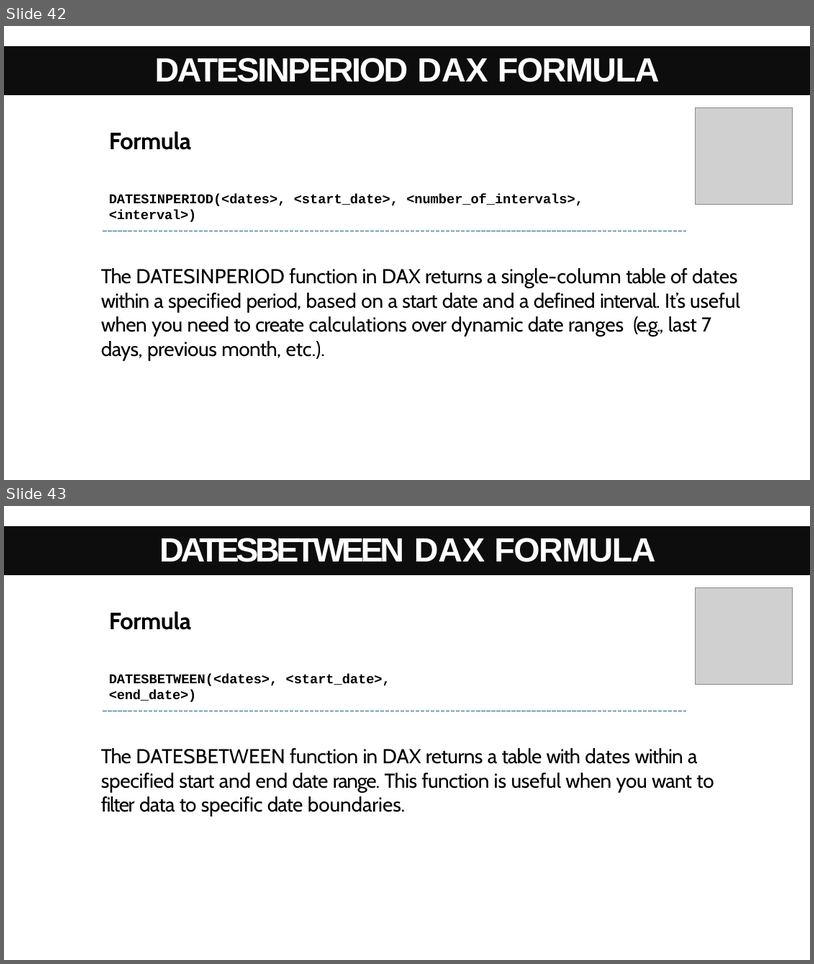
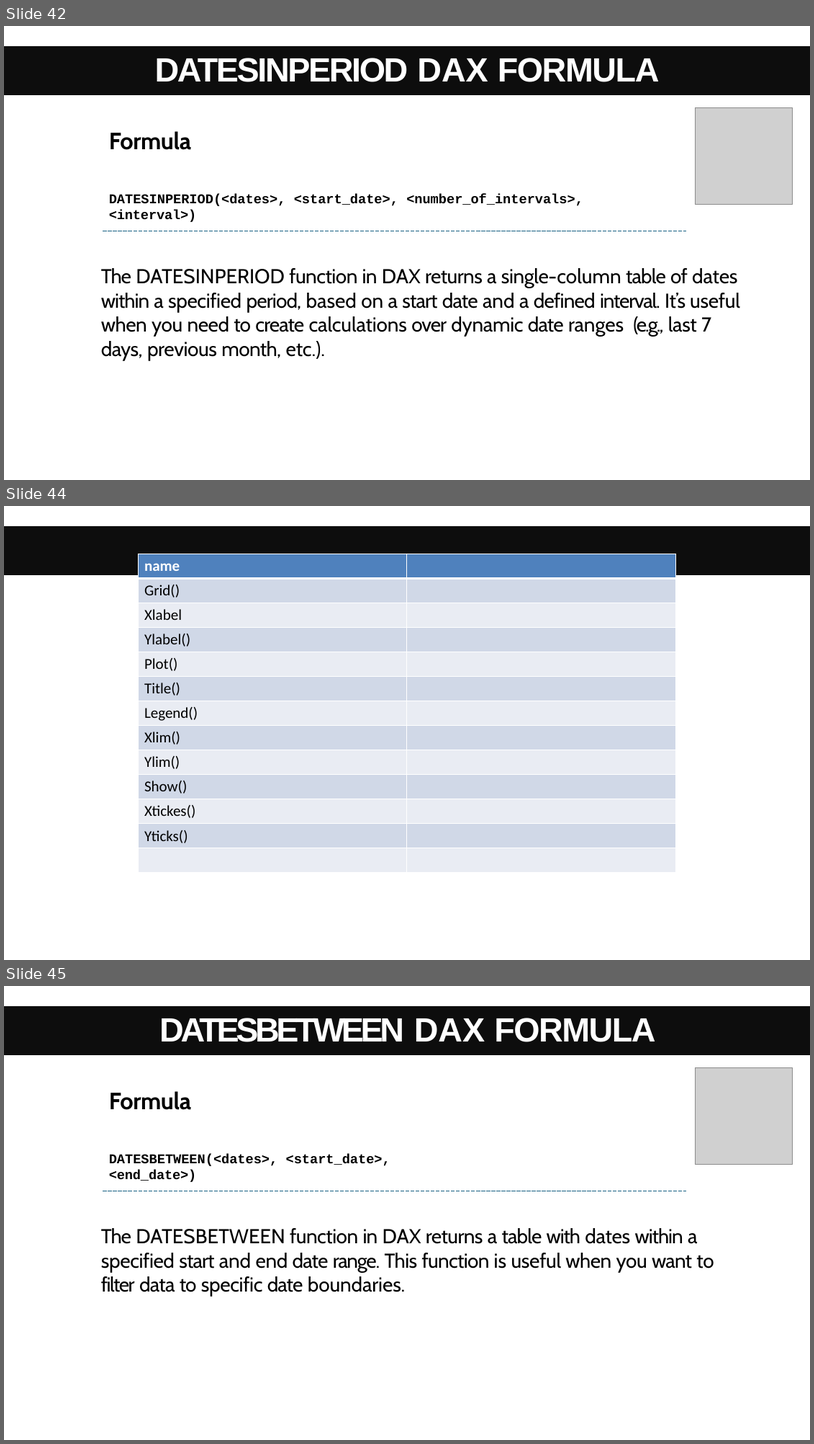
Before and after one commit to nageswaranandimalla/oracle-ds1, a slide deck: Day13/DAX/DAX Formulas Notes by Satish Dhawale (2).pptx. Shown one above the other, each under a label of ours: slides 42 and 43 before the commit, slides 42, 44 and 45 after it; the slides between them are not shown. The pictures are 814x964 and 814x1444 pixels, drawn with LibreOffice and Linux fonts; fonts in the diff are those of the drawing; grey boxes stand for pictures. Boxes give left, top, right and bottom in pixels: in the first picture for what was removed or moved away, otherwise in the second. Text is boxed around its words. In the diff, an @@ line names an element or a change of style, - is before the commit and + after.

```diff
--- a/Day13/DAX/DAX Formulas Notes by Satish Dhawale (2).pptx
+++ b/Day13/DAX/DAX Formulas Notes by Satish Dhawale (2).pptx
@@ slide 44 added at <box>4,506,810,960</box>, background #FFFFFF; not listed: 1 template element that a slide beside it also shows @@
@@ table added at <box>139,554,676,872</box>, 13 rows, 2 columns @@
+name | 
+Grid() | 
+Xlabel | 
+Ylabel() | 
+Plot() | 
+Title() | 
+Legend() | 
+Xlim() | 
+Ylim() | 
+Show() | 
+Xtickes() | 
+Yticks() | 
+ | 
@@ what was slide 43 is now slide 45 @@
```
Also in this commit, not shown: 1 slide changed, 1 other slide added, 8 other files.
